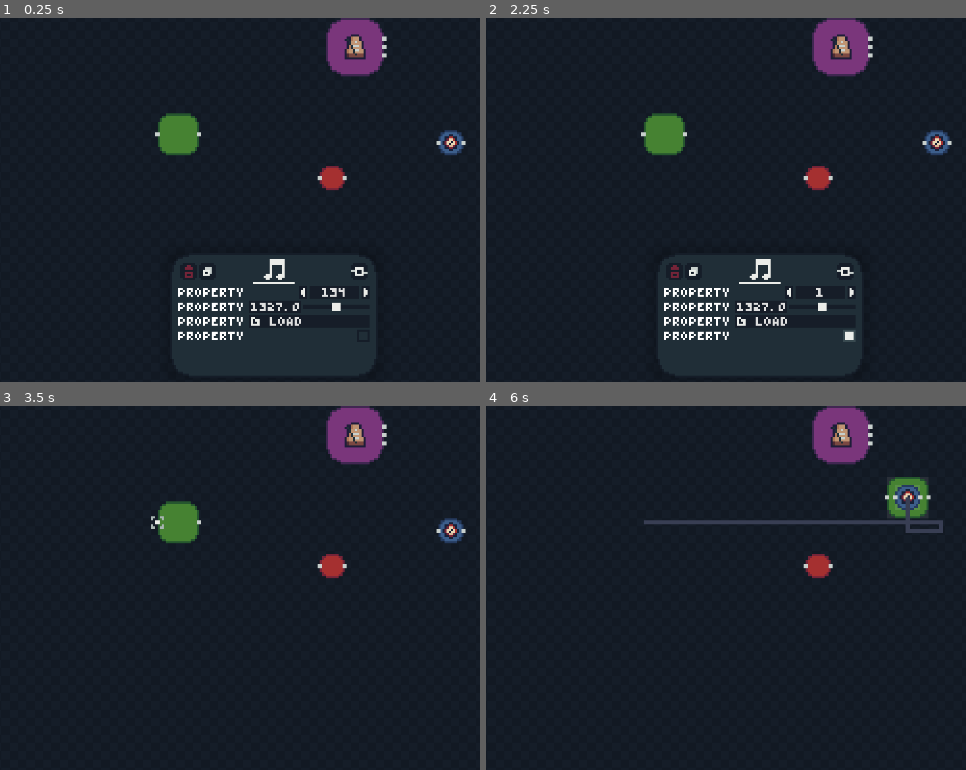
Above: before the commit, frames 1-4 (two rows, left to right).
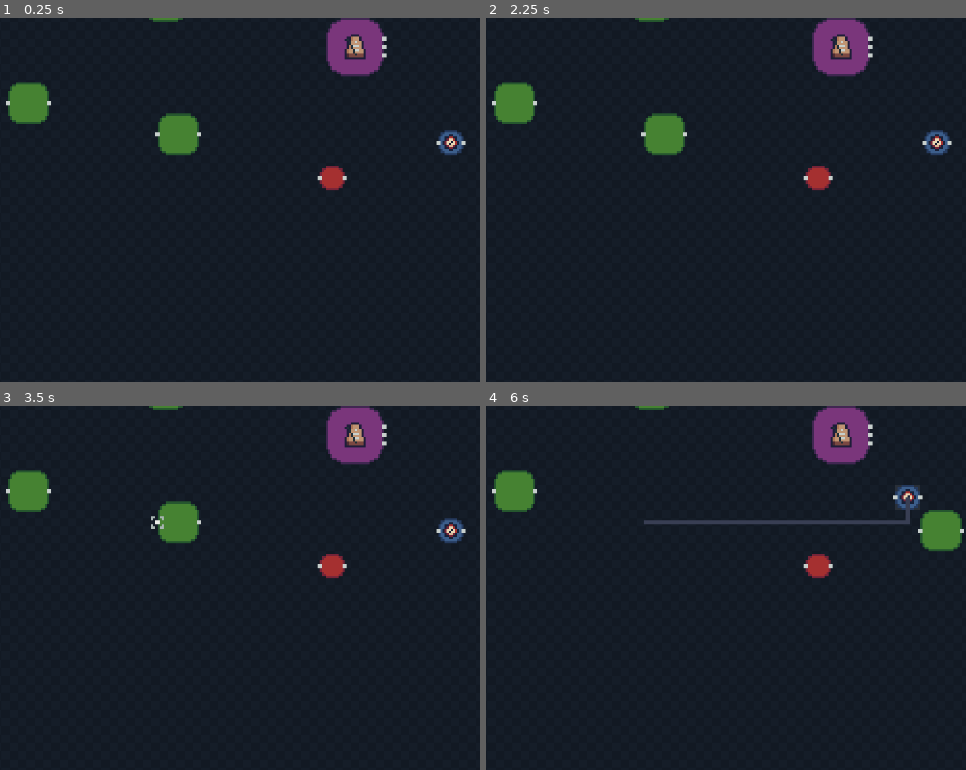
Above: after the commit, the same moments.

Repository: CoolStopCode/patch-notes
Game: Godot game, scene res://main/main.tscn
Two runs of this game, one before a commit and one after it. Both use one fixed random seed, a clock stepped at 60 frames per second and the inputs below.
Inputs (mouse positions are in pixels of both pictures, inside the frame that each line leads up to):
- Up to frame 1 (0.25 s): no input
- Up to frame 2 (2.25 s): click (788, 291) at 0.52 s; click (850, 291) at 1.27 s; click (850, 334) at 2.02 s
- Up to frame 3 (3.5 s): click (158, 522) at 2.77 s
- Up to frame 4 (6 s): click (644, 522) at 3.52 s; click (644, 522) at 4.27 s; tap Enter at 5 s; drag from (663, 522) to (937, 529) at 5.02 s; tap Space at 5.75 s; drag from (937, 529) to (841, 435) at 5.77 s

The runs differ from the first frame. In frame 1, 2.5% of the frame differs, in the area x 1-77%, y 0-89%; in frame 2, 2.5%; in frame 3, 1.0%; in frame 4, 2.6%, in the area x 1-100%, y 0-40%.
Error before the commit: Invalid assignment of property or key 'value' with value of type 'int' on a base object of type 'Nil'. (res://right_menu/properties/arrows.gd:89)

Commit message:
duplicate + delete

Diff:
--- a/classes/connection.gd
+++ b/classes/connection.gd
@@ -27,7 +27,6 @@
 		to.tree_exiting.connect(_on_endpoint_gone)
 		to.move.connect(update)
 
-
 func update():
 	line.set_point_position(0, from.ports_out[from_port] + from.global_position)
 	line.set_point_position(1, Vector2(line.get_point_position(1).x, from.ports_out[from_port].y + from.global_position.y))
@@ -39,28 +38,45 @@
 
 
 func _on_endpoint_gone():
-	queue_free()
+	free_connection()
 
 func _on_actuate_output(_port):
 	if from_port != _port:
 		return
 	pulse()
-
 	to.receive_input()
 
 func pulse():
 	if pulse_tween and pulse_tween.is_running():
+		line.modulate = Color(1.0, 1.0, 1.0)
 		pulse_tween.kill()
 
 	pulse_tween = line.create_tween()
 	pulse_tween.set_trans(Tween.TRANS_CIRC)
 	pulse_tween.set_ease(Tween.EASE_OUT)
 
-	var base := line.default_color
-	var bright := base * 4.0
+	var base := Color(1.0, 1.0, 1.0)
+	var bright := base * 3.0
 
-	pulse_tween.tween_property(line, "default_color", base, 0.15).from(bright)
+	pulse_tween.tween_property(line, "modulate", base, 0.4).from(bright)
 
-func queue_free():
+func free_connection():
+	if is_instance_valid(from):
+		from.actuate_output.disconnect(_on_actuate_output)
+		from.tree_exiting.disconnect(_on_endpoint_gone)
+		from.move.disconnect(update)
+
+	if is_instance_valid(to) and to != from:
+		to.tree_exiting.disconnect(_on_endpoint_gone)
+		to.move.disconnect(update)
+
+	if pulse_tween and pulse_tween.is_running():
+		pulse_tween.kill()
+
 	if is_instance_valid(line):
 		line.queue_free()
+
+	from = null
+	to = null
+	line = null
+	pulse_tween = null
--- a/global/constants.gd
+++ b/global/constants.gd
@@ -4,3 +4,8 @@
 
 func snap_to_grid(pos):
 	return snapped(pos, GRID_SIZE)
+
+func clear_children(node):
+	for n in node.get_children():
+		node.remove_child(n)
+		n.queue_free()
--- a/global/global_nodes.gd
+++ b/global/global_nodes.gd
@@ -2,3 +2,4 @@
 
 var right_menu : Control
 var connections : Node
+var nodes : Node
--- a/main/main.tscn
+++ b/main/main.tscn
@@ -2,8 +2,9 @@
 
 [ext_resource type="Texture2D" uid="uid://vcl7pgwvma8r" path="res://assets/tile.png" id="1_3wy1v"]
 [ext_resource type="Script" uid="uid://c5tie26lw05s" path="res://main/cam.gd" id="2_kfbq2"]
+[ext_resource type="Script" uid="uid://dud2w01irceu4" path="res://main/nodes.gd" id="3_0i4oc"]
 [ext_resource type="PackedScene" uid="uid://bery1yrvp4pyc" path="res://nodes/sound/sound_node.tscn" id="3_4dugh"]
-[ext_resource type="PackedScene" uid="uid://6r3xc3aq74dk" path="res://nodes/delay/delay_node.tscn" id="4_67ri8"]
+[ext_resource type="PackedScene" uid="uid://wgm1mfk1boxm" path="res://nodes/delay/delay_node.tscn" id="4_67ri8"]
 [ext_resource type="PackedScene" uid="uid://2ce5xafhxovn" path="res://nodes/metronome/metronome_node.tscn" id="5_4dugh"]
 [ext_resource type="Script" uid="uid://joxfc4vkp5jo" path="res://main/connections.gd" id="5_grrlh"]
 [ext_resource type="PackedScene" uid="uid://cwmj884r7uq4b" path="res://nodes/template/template_node.tscn" id="6_67ri8"]
@@ -43,9 +44,16 @@
 texture = ExtResource("1_3wy1v")
 
 [node name="nodes" type="Node2D" parent="." unique_id=1497758944]
+script = ExtResource("3_0i4oc")
 
 [node name="sound_node" parent="nodes" unique_id=266324404 instance=ExtResource("3_4dugh")]
 position = Vector2(47, -52)
+
+[node name="sound_node3" parent="nodes" unique_id=300515006 instance=ExtResource("3_4dugh")]
+position = Vector2(41, -116)
+
+[node name="sound_node2" parent="nodes" unique_id=576724049 instance=ExtResource("3_4dugh")]
+position = Vector2(-25, -67)
 
 [node name="delay_node" parent="nodes" unique_id=1799708002 instance=ExtResource("4_67ri8")]
 position = Vector2(178, -48)
@@ -53,7 +61,10 @@
 [node name="metronome_node" parent="nodes" unique_id=1064046719 instance=ExtResource("5_4dugh")]
 position = Vector2(132, -94)
 
-[node name="template_node" parent="nodes" unique_id=300515006 instance=ExtResource("6_67ri8")]
+[node name="metronome_node2" parent="nodes" unique_id=538035856 instance=ExtResource("5_4dugh")]
+position = Vector2(229, -129)
+
+[node name="template_node" parent="nodes" unique_id=1904363394 instance=ExtResource("6_67ri8")]
 position = Vector2(121, -31)
 
 [node name="connections" type="Node2D" parent="." unique_id=1328758278]
--- /dev/null
+++ b/main/nodes.gd
@@ -0,0 +1,6 @@
+extends Node2D
+
+
+# Called when the node enters the scene tree for the first time.
+func _ready() -> void:
+	GlobalNodes.nodes = self
--- a/node/BaseNode.gd
+++ b/node/BaseNode.gd
@@ -5,7 +5,6 @@
 signal move
 
 @export var NODE_SCENE : PackedScene
-@export var PARENT : Node
 var node : Node
 
 @export_group("Body")
@@ -17,6 +16,7 @@
 @export var ports_out : Array[Vector2]
 
 @export_group("Nodes (private)")
+@export var parent : Node
 @export var hover_rectangle_node : ColorRect
 @export var body_sprite_node : Sprite2D
 @export var area_node : Area2D
@@ -26,21 +26,34 @@
 @export var PORT_SCENE : PackedScene
 
 signal mouse_hovering_changed(value: bool)
-var mouse_hovering := false:
-	set(value):
-		if mouse_hovering == value:
-			return
-		mouse_hovering = value
-		mouse_hovering_changed.emit(value)
+var mouse_hovering := false
+
 var mouse_dragging := false
 var drag_offset : Vector2
 var distance_moved : Vector2
 
+# NOTE: Duplication issue caused by re-instantiating export scenes (NODE_SCENE, inputs, outputs)
+# while they still exist from past duplication. Fix by clearing old instances.
 func _ready():
-	node = load_node(NODE_SCENE)
-	node.actuate_output.connect(emit_output)
-	node.base_node = self
-	add_child(node)
+	parent = get_parent()
+
+	node = get_node_or_null("NODE")
+
+	if node == null:
+		node = load_node(NODE_SCENE)
+		node.actuate_output.connect(emit_output)
+		node.base_node = self
+		node.name = "NODE"
+		add_child(node)
+	else:
+		node.actuate_output.connect(emit_output)
+	var duplicated_props = node.properties.map(func(p):
+		return p.duplicate(true)
+	)
+
+	# Force the generic array data into the typed array
+	node.properties.assign(duplicated_props)
+
 	initiate_children()
 
 func load_node(node_scene):
@@ -56,6 +69,8 @@
 func _input(event: InputEvent) -> void:
 	if event is InputEventMouseButton and event.button_index == MOUSE_BUTTON_LEFT:
 		if event.pressed and mouse_hovering:
+			get_viewport().set_input_as_handled()
+
 			distance_moved = Vector2(0, 0)
 			drag_offset = global_position - get_global_mouse_position()
 			mouse_dragging = true
@@ -70,7 +85,7 @@
 	if event is InputEventMouseMotion and mouse_dragging:
 		var last_pos := global_position
 		var free_pos := get_global_mouse_position() + drag_offset
-		PARENT.global_position = Constants.snap_to_grid(free_pos)
+		parent.global_position = Constants.snap_to_grid(free_pos)
 		distance_moved += abs(global_position - last_pos)
 		move.emit()
 
@@ -89,14 +104,20 @@
 	shape.set_size(BODY_SIZE)
 	area_collision_node.shape = shape
 
-	area_node.mouse_entered.connect(func(): mouse_hovering = true)
-	area_node.mouse_exited.connect(func(): mouse_hovering = false)
-	mouse_hovering_changed.connect(func(value):
-		hover_rectangle_node.visible = value
-		Cursor.hovering = value
+	area_node.mouse_entered.connect(func():
+		mouse_hovering = true
+		hover_rectangle_node.visible = true
+		Cursor.hovering = true
+	)
+	area_node.mouse_exited.connect(func():
+		mouse_hovering = false
+		hover_rectangle_node.visible = false
+		Cursor.hovering = false
 	)
 	hover_rectangle_node.visible = false
 
+	Constants.clear_children(inputs_node)
+	Constants.clear_children(outputs_node)
 	var i := 0
 	for pos in ports_in:
 		var port_node = load_node(PORT_SCENE)
@@ -104,6 +125,7 @@
 		port_node.port = i
 		port_node.inputoutput = true
 		port_node.clicked.connect(port_clicked)
+		port_node.name = "input" + str(i)
 		inputs_node.add_child(port_node)
 		i += 1
 	i = 0
@@ -113,6 +135,7 @@
 		port_node.port = i
 		port_node.inputoutput = false
 		port_node.clicked.connect(port_clicked)
+		port_node.name = "output" + str(i)
 		outputs_node.add_child(port_node)
 		i += 1
 
--- a/nodes/delay/delay.gd
+++ b/nodes/delay/delay.gd
@@ -5,6 +5,9 @@
 @export var properties : Array[RightMenuProperty]
 @export var base_node : Node
 
+func property_changed(_property : RightMenuProperty):
+	pass
+
 func emit_output(port := 0):
 	actuate_output.emit(port)
 
--- a/nodes/delay/delay_node.tscn
+++ b/nodes/delay/delay_node.tscn
@@ -6,9 +6,8 @@
 
 [node name="delay_node" type="Node2D" unique_id=1064046719]
 
-[node name="node" parent="." unique_id=1970947894 node_paths=PackedStringArray("PARENT") instance=ExtResource("1_7efxc")]
+[node name="node" parent="." unique_id=1970947894 instance=ExtResource("1_7efxc")]
 NODE_SCENE = ExtResource("2_hfk3y")
-PARENT = NodePath("..")
 BODY_SIZE = Vector2(12, 12)
 BODY_SPRITE = ExtResource("2_kh4xr")
 ports_in = Array[Vector2]([Vector2(-6, 0)])
--- a/nodes/metronome/metronome.gd
+++ b/nodes/metronome/metronome.gd
@@ -7,6 +7,7 @@
 
 @export var timer : Timer
 @export var sprite : Sprite2D
+@export var audio : AudioStreamPlayer
 @export var sprite_left : Texture
 @export var sprite_right : Texture
 
@@ -40,6 +41,8 @@
 	var base := Color(1, 1, 1)
 	var bright := base * 2.0
 
+	if properties[1].value:
+		audio.play()
 	pulse_tween.tween_property(base_node.body_sprite_node, "modulate", base, 0.3).from(bright)
 
 
--- a/nodes/metronome/metronome.tscn
+++ b/nodes/metronome/metronome.tscn
@@ -5,6 +5,8 @@
 [ext_resource type="Texture2D" uid="uid://djofayn5paan1" path="res://nodes/metronome/metronome_2.png" id="3_317f5"]
 [ext_resource type="Texture2D" uid="uid://dl7pi3317gdr3" path="res://nodes/metronome/metronome_1.png" id="3_b4fcd"]
 [ext_resource type="Script" uid="uid://dytrld4dmvbom" path="res://classes/right_menu_properties/right_menu_arrows.gd" id="3_x33jy"]
+[ext_resource type="Script" uid="uid://b56folei78bis" path="res://classes/right_menu_properties/right_menu_bool.gd" id="4_rnel1"]
+[ext_resource type="AudioStream" uid="uid://4og2vyd3ss8m" path="res://nodes/metronome/metronome.mp3" id="6_3jx18"]
 
 [sub_resource type="Resource" id="Resource_3jx18"]
 script = ExtResource("3_x33jy")
@@ -14,11 +16,17 @@
 property_name = "BPM"
 metadata/_custom_type_script = "uid://dytrld4dmvbom"
 
-[node name="metronome" type="Node2D" unique_id=214276474 node_paths=PackedStringArray("timer", "sprite")]
+[sub_resource type="Resource" id="Resource_mgo4r"]
+script = ExtResource("4_rnel1")
+property_name = "Sound"
+metadata/_custom_type_script = "uid://b56folei78bis"
+
+[node name="metronome" type="Node2D" unique_id=214276474 node_paths=PackedStringArray("timer", "sprite", "audio")]
 script = ExtResource("1_4wxud")
-properties = Array[ExtResource("2_317f5")]([SubResource("Resource_3jx18")])
+properties = Array[ExtResource("2_317f5")]([SubResource("Resource_3jx18"), SubResource("Resource_mgo4r")])
 timer = NodePath("Timer")
 sprite = NodePath("Button/Sprite2D2")
+audio = NodePath("tick")
 sprite_left = ExtResource("3_b4fcd")
 sprite_right = ExtResource("3_317f5")
 
@@ -42,6 +50,9 @@
 [node name="Timer" type="Timer" parent="." unique_id=1180642700]
 wait_time = 0.5
 
+[node name="tick" type="AudioStreamPlayer" parent="." unique_id=919373823]
+stream = ExtResource("6_3jx18")
+
 [connection signal="button_down" from="Button" to="." method="_on_button_button_down"]
 [connection signal="button_up" from="Button" to="." method="_on_button_button_up"]
 [connection signal="mouse_entered" from="Button" to="." method="_on_button_mouse_entered"]
--- a/nodes/sound/sound.tscn
+++ b/nodes/sound/sound.tscn
@@ -1,13 +1,14 @@
 [gd_scene format=3 uid="uid://cbsxpbv0ehqvn"]
 
 [ext_resource type="Script" uid="uid://gpddwrks2jrn" path="res://nodes/sound/sound.gd" id="2_84dgq"]
-[ext_resource type="AudioStream" uid="uid://lc2snscwapfm" path="res://assets/demo/phonk-cowbell-1-200542.wav" id="2_eecq4"]
 [ext_resource type="Script" uid="uid://bisg63t7jbdf8" path="res://classes/right_menu_property.gd" id="2_g1t6i"]
 [ext_resource type="Script" uid="uid://dnyrnf764pbti" path="res://classes/right_menu_properties/right_menu_file.gd" id="3_sbhlm"]
 [ext_resource type="Script" uid="uid://bvd4hq8gi1kxc" path="res://classes/right_menu_properties/right_menu_slider.gd" id="4_wg1kc"]
+[ext_resource type="AudioStream" uid="uid://clyuet8mkrfwj" path="res://assets/demo/kick.mp3" id="5_g1t6i"]
 
 [sub_resource type="Resource" id="Resource_081ax"]
 script = ExtResource("3_sbhlm")
+extensions = ["wav", "mp3"]
 property_name = "Source"
 metadata/_custom_type_script = "uid://dnyrnf764pbti"
 
@@ -35,4 +36,4 @@
 audio_node = NodePath("AudioStreamPlayer")
 
 [node name="AudioStreamPlayer" type="AudioStreamPlayer" parent="." unique_id=684576736]
-stream = ExtResource("2_eecq4")
+stream = ExtResource("5_g1t6i")
--- a/right_menu/properties/slider.gd
+++ b/right_menu/properties/slider.gd
@@ -41,11 +41,8 @@
 	slider_node.min_value = value
 	slider_node.max_value = value # ensure no clamping happens before min and max are set
 	slider_node.value = value
-	print(value)
 	slider_node.min_value = min_slider
 	slider_node.max_value = max_slider
-	print(value)
-
 
 func _on_line_edit_text_changed(new_text: String) -> void:
 	if new_text == "":
--- a/right_menu/right_menu.gd
+++ b/right_menu/right_menu.gd
@@ -9,30 +9,33 @@
 	RightMenuSlider: preload("res://right_menu/properties/slider.tscn")
 }
 
+var active_node : Node
+var active := false
 
 func _ready() -> void:
+	active = false
+	hide()
 	GlobalNodes.right_menu = self
 
 func initialize(node : Node2D):
-	for n in properties_container.get_children():
-		properties_container.remove_child(n)
-		n.queue_free()
+	Constants.clear_children(properties_container)
 
 	position = node.global_position
+	active_node = node
 	for property: RightMenuProperty in node.properties:
 		var script: Script = property.get_script()
 		var ui : Control = property_scenes[script].instantiate()
 		properties_container.add_child(ui)
 		ui.bind_to_property(property, node)
 
+	active = true
 	show()
 
 func close():
+	active = false
 	hide()
 
-	for node in properties_container.get_children():
-		properties_container.remove_child(node)
-		node.queue_free()
+	Constants.clear_children(properties_container)
 
 func _input(event: InputEvent) -> void:
 	if not visible:
@@ -42,3 +45,14 @@
 		var pos := get_global_mouse_position()
 		if not get_global_rect().has_point(pos):
 			close()
+
+func _on_delete_pressed() -> void:
+	if active:
+		active_node.base_node.parent.queue_free()
+		close()
+
+func _on_duplicate_pressed() -> void:
+	if active:
+		var copy = active_node.base_node.parent.duplicate()
+		GlobalNodes.nodes.add_child(copy)
+		close()
--- a/right_menu/right_menu.tscn
+++ b/right_menu/right_menu.tscn
@@ -157,3 +157,6 @@
 offset_bottom = 15.0
 grow_horizontal = 2
 texture = ExtResource("14_cifxj")
+
+[connection signal="pressed" from="Control/delete" to="." method="_on_delete_pressed"]
+[connection signal="pressed" from="Control/duplicate" to="." method="_on_duplicate_pressed"]
Not shown, added: assets/demo/arp.wav.import
Not shown, removed: assets/demo/freesound_community-arpeggio-01-36024.wav.import
Not shown, added: assets/demo/kick.mp3.import
Not shown, changed: assets/demo/phonk.wav.import
Not shown, added: assets/demo/snare.mp3.import
Not shown, added: assets/demo/snare2.mp3.import
Not shown, added: main/nodes.gd.uid
Not shown, added: nodes/metronome/metronome.mp3.import
Not shown, added: assets/demo/arp.wav
Not shown, added: assets/demo/kick.mp3
Not shown, added: assets/demo/phonk.wav
Not shown, added: assets/demo/snare.mp3
(and 2 more such lines)
